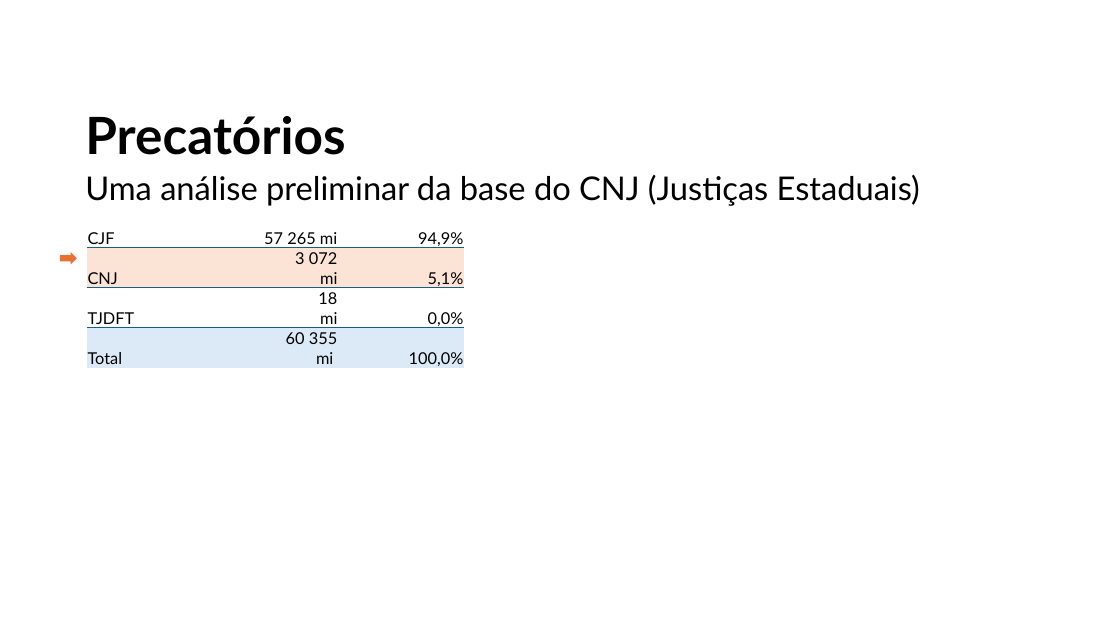
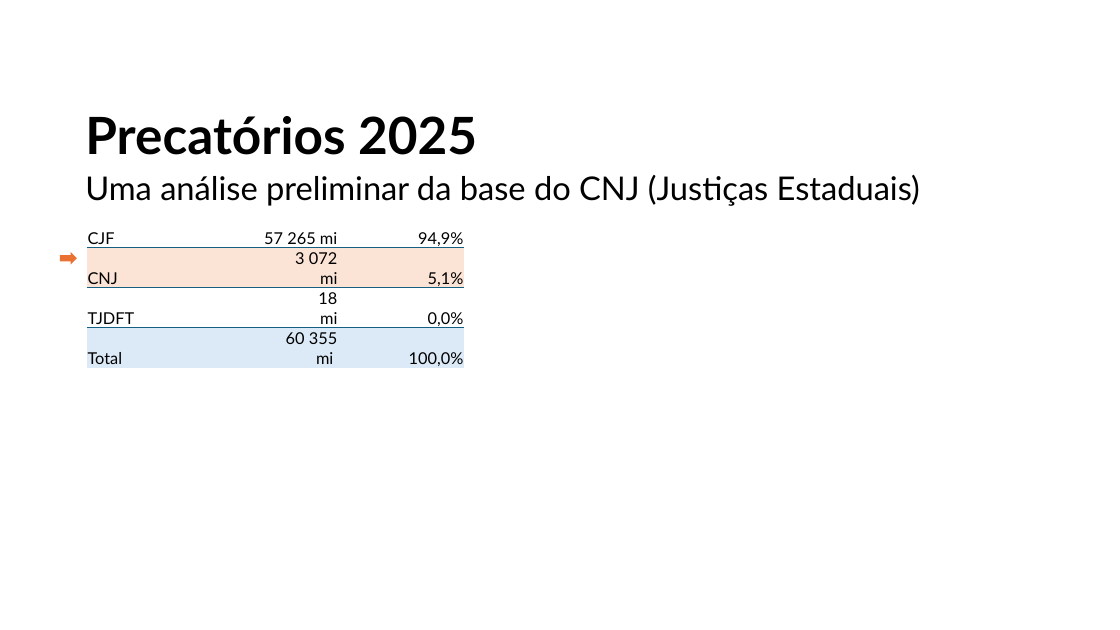
Before and after one commit to tiago-tesouro/precatorios, a slide deck: slide 1 of plots/precatorios.pptx. Drawn at 1120x630 pixels with LibreOffice and Linux fonts; fonts in the diff are those of the drawing. Boxes give left, top, right and bottom in pixels: in the first picture for what was removed or moved away, otherwise in the second. Text is boxed around its words. In the diff, an @@ line names an element or a change of style, - is before the commit and + after.

```diff
--- a/plots/precatorios.pptx
+++ b/plots/precatorios.pptx
@@ title at (x1=85, y1=116, x2=477, y2=155): text changed @@
-Precatórios
+Precatórios 2025
```
Also in this commit, not shown: 1 slide added, 1 other file.
